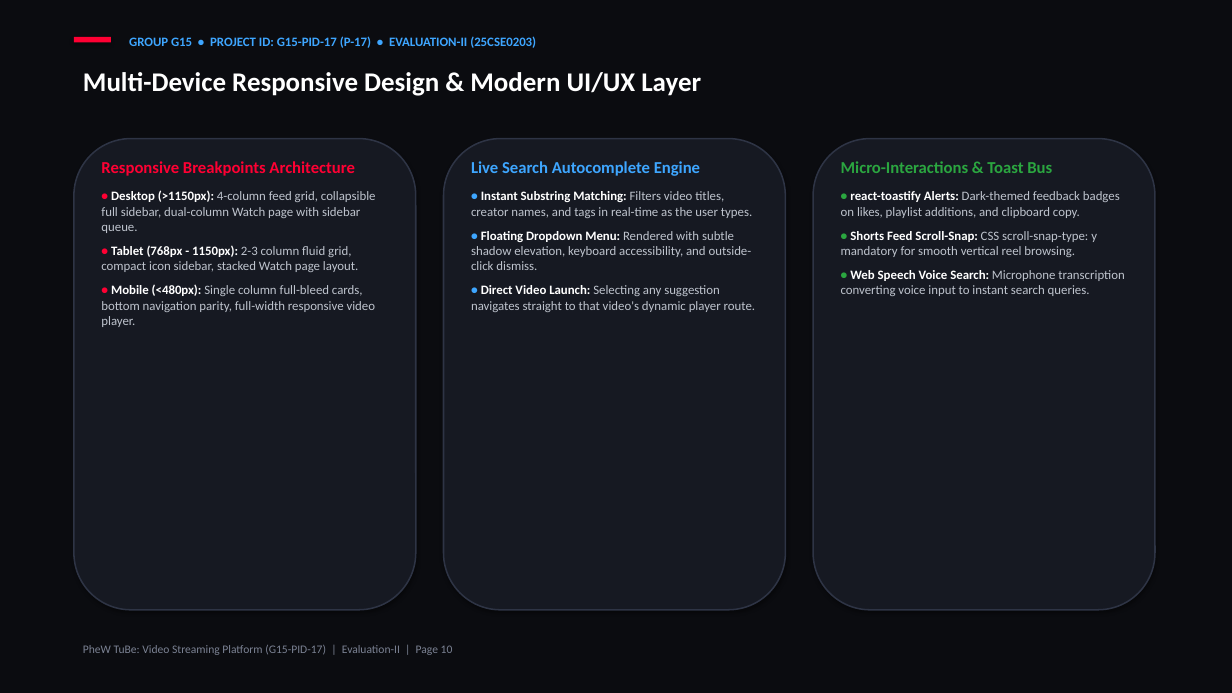
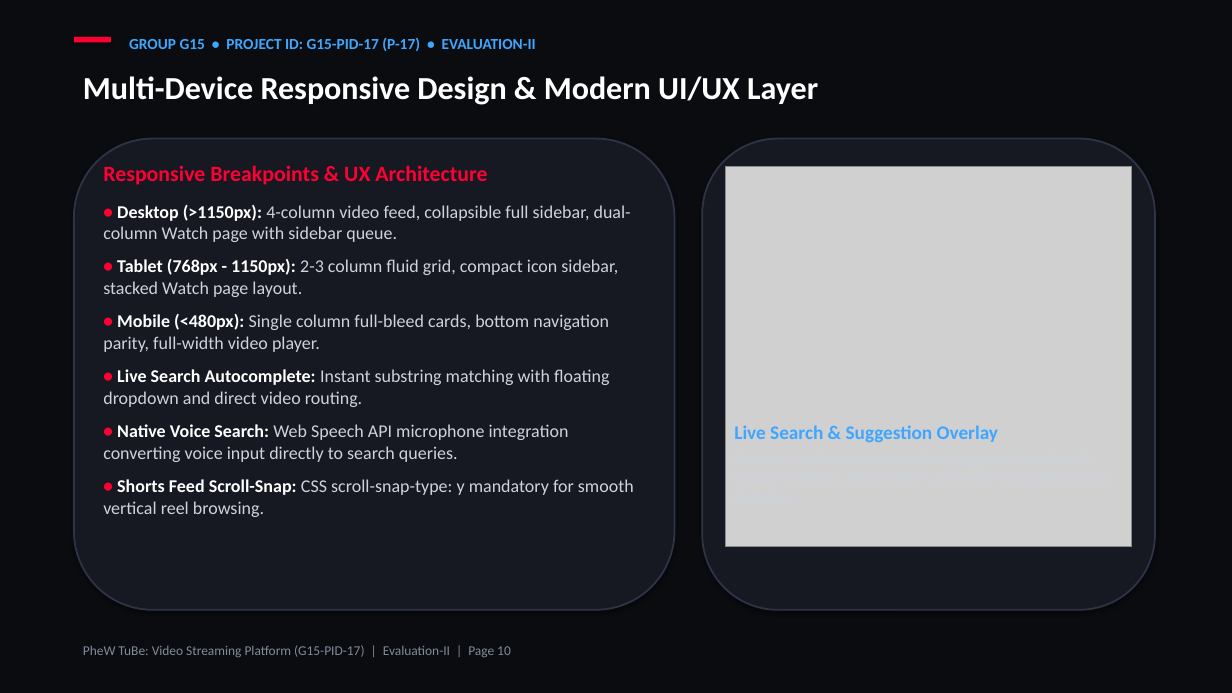
Before and after one commit to kishan-777/Front-End-Engineering_Evaluation-based-project, a slide deck: slide 10 of G15-PID-17.pptx. Drawn at 1232x693 pixels with LibreOffice and Linux fonts; fonts in the diff are those of the drawing; grey boxes stand for pictures. Boxes give left, top, right and bottom in pixels: in the first picture for what was removed or moved away, otherwise in the second. Text is boxed around its words. In the diff, an @@ line names an element or a change of style, - is before the commit and + after.

Commit message:
docs(presentation): update G15-PID-17 PPTX and PDF with 14pt fonts, real image showcases, and slide alignment

```diff
--- a/G15-PID-17.pptx
+++ b/G15-PID-17.pptx
@@ text at (129,37,536,51): text changed; size 10 to 12 pt @@
-GROUP G15 • PROJECT ID: G15-PID-17 (P-17) • EVALUATION-II (25CSE0203)
+GROUP G15 • PROJECT ID: G15-PID-17 (P-17) • EVALUATION-II
@@ text "Multi-Device Responsive Design & Modern ..." at (83,76,818,105): size 21 to 25 pt @@
@@ rounded rectangle: place and size @@
-rounded rectangle at (74,139,416,610)
+rounded rectangle at (74,139,675,610)
@@ rounded rectangle at (74,139,675,610): outline #2E3445 1.2 pt to #2E3445 1.4 pt @@
@@ rounded rectangle at (702,139,1155,610): outline #2E3445 1.2 pt to #2E3445 1.4 pt @@
@@ rounded rectangle: place and size @@
-rounded rectangle at (444,139,786,610)
+rounded rectangle at (702,139,1155,610)
@@ rounded rectangle removed at (813,139,1155,610) @@
@@ text at (103,165,631,242): text changed; size 10 to 14 pt; text colour #BEC3CD to #CDD2DC @@
-Responsive Breakpoints Architecture
-• Desktop (>1150px): 4-column feed grid, collapsible full sidebar, dual-column Watch page with sidebar queue.
+Responsive Breakpoints & UX Architecture
+• Desktop (>1150px): 4-column video feed, collapsible full sidebar, dual-column Watch page with sidebar queue.
@@ text removed at (471,161,755,312) @@
-Live Search Autocomplete Engine
-• Instant Substring Matching: Filters video titles, creator names, and tags in real-time as the user types.
-• Floating Dropdown Menu: Rendered with subtle shadow elevation, keyboard accessibility, and outside-click dismiss.
-• Direct Video Launch: Selecting any suggestion navigates straight to that video's dynamic player route.
@@ picture added at (726,166,1132,546) @@
@@ text removed at (841,161,1124,296) @@
-Micro-Interactions & Toast Bus
-• react-toastify Alerts: Dark-themed feedback badges on likes, playlist additions, and clipboard copy.
-• Shorts Feed Scroll-Snap: CSS scroll-snap-type: y mandatory for smooth vertical reel browsing.
-• Web Speech Voice Search: Microphone transcription converting voice input to instant search queries.
@@ text at (103,259,618,297): size 10.5 to 15 pt in "•"; size 10 to 14 pt in "Tablet (768px - 1150px): 2-3 column fluid ..."; text colour #BEC3CD to #CDD2DC in "2-3 column fluid grid, compact icon sidebar, ..."; more space between paragraphs @@
@@ text at (103,314,634,517): text changed; size 10 to 14 pt; text colour #BEC3CD to #CDD2DC @@
-• Mobile (<480px): Single column full-bleed cards, bottom navigation parity, full-width responsive video player.
+• Mobile (<480px): Single column full-bleed cards, bottom navigation parity, full-width video player.
+• Live Search Autocomplete: Instant substring matching with floating dropdown and direct video routing.
+• Native Voice Search: Web Speech API microphone integration converting voice input directly to search queries.
+• Shorts Feed Scroll-Snap: CSS scroll-snap-type: y mandatory for smooth vertical reel browsing.
@@ text added at (734,425,998,442), 12.5 pt, text #CDD2DC @@
+Live Search & Suggestion Overlay
+Features real-time autocomplete suggestion cards with creator subtitles, clear button, and voice recognition pulse indicator.
@@ text "PheW TuBe: Video Streaming Platform ..." at (83,645,511,657): size 9 to 10.5 pt, text colour #7B8293 to #828A9B @@
```
Also in this commit, not shown: 10 other slides changed, 1 slide added, 1 slide removed, 1 other file.
